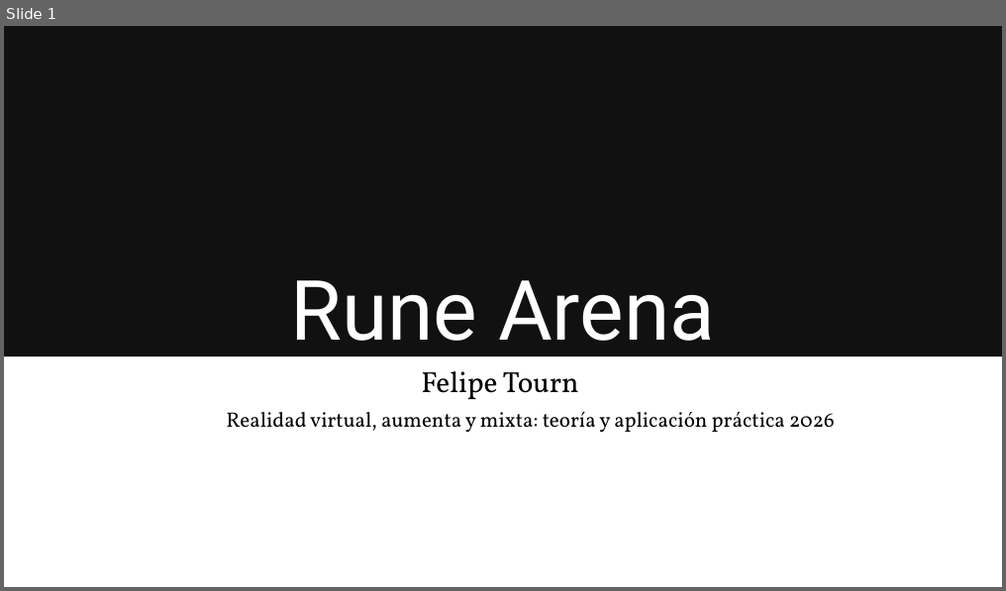
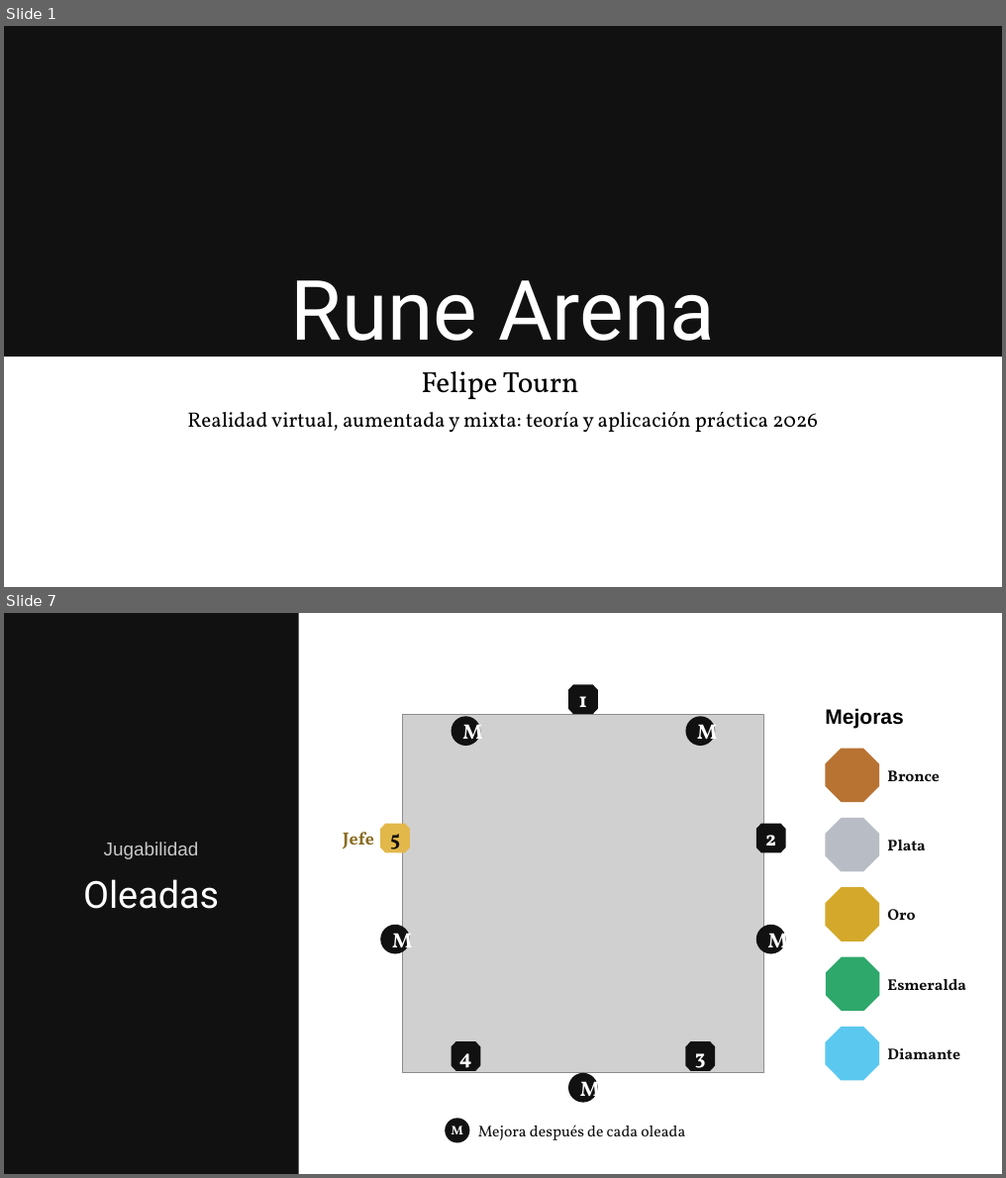
Before and after one commit to felipetourn/RuneArena, a slide deck: Presentacion/RuneArena.pptx. Shown one above the other, each under a label of ours: slide 1 before the commit, slides 1 and 7 after it; the slides between them are not shown. The pictures are 1006x591 and 1006x1178 pixels, drawn with LibreOffice and Linux fonts; fonts in the diff are those of the drawing; grey boxes stand for pictures. Boxes give left, top, right and bottom in pixels: in the first picture for what was removed or moved away, otherwise in the second. Text is boxed around its words. In the diff, an @@ line names an element or a change of style, - is before the commit and + after.

```diff
--- a/Presentacion/RuneArena.pptx
+++ b/Presentacion/RuneArena.pptx
@@ slide 7 added at <box>4,613,1002,1174</box>, background #FFFFFF @@
@@ rectangle added at <box>4,613,299,1174</box>, fill #111111 @@
@@ text added at <box>825,708,903,729</box>, 20 pt, text #000000, bold @@
+Mejoras
@@ text added at <box>887,770,939,781</box>, 15 pt, text #111111, bold @@
+Bronce
@@ text added at <box>104,842,199,860</box>, 18 pt, text #C9C9C9 @@
+Jugabilidad
@@ text added at <box>343,832,374,850</box>, 17 pt, text #8A6B20, bold @@
+Jefe
@@ text added at <box>887,840,925,851</box>, 15 pt, text #111111, bold @@
+Plata
@@ text added at <box>83,879,219,909</box>, 36 pt, text #FFFFFF @@
+Oleadas
@@ text added at <box>887,909,915,920</box>, 15 pt, text #111111, bold @@
+Oro
@@ group added at <box>380,685,785,1103</box>: 5 freeform shapes, 5 ellipses, 1 picture @@
+1
+M
+2
+M
+3
+M
+M
+5
+4
+M
@@ text added at <box>887,979,966,990</box>, 15 pt, text #111111, bold @@
+Esmeralda
@@ group added at <box>826,749,880,1081</box>: 5 octagons @@
@@ text added at <box>887,1049,960,1059</box>, 15 pt, text #111111, bold @@
+Diamante
@@ ellipse added at <box>445,1118,469,1143</box>, fill #111111, 12 pt, text #FFFFFF, bold @@
+M
@@ text added at <box>478,1125,685,1141</box>, 15 pt, text #111111 @@
+Mejora después de cada oleada
@@ slide 1 changed as well @@
@@ text at <box>187,412,818,433</box>: text changed @@
-Realidad virtual, aumenta y mixta: teoría y aplicación práctica 2026
+Realidad virtual, aumentada y mixta: teoría y aplicación práctica 2026
```
Also in this commit, not shown: 2 other slides changed, 11 other slides added, 3 slides removed, 2 other files.
